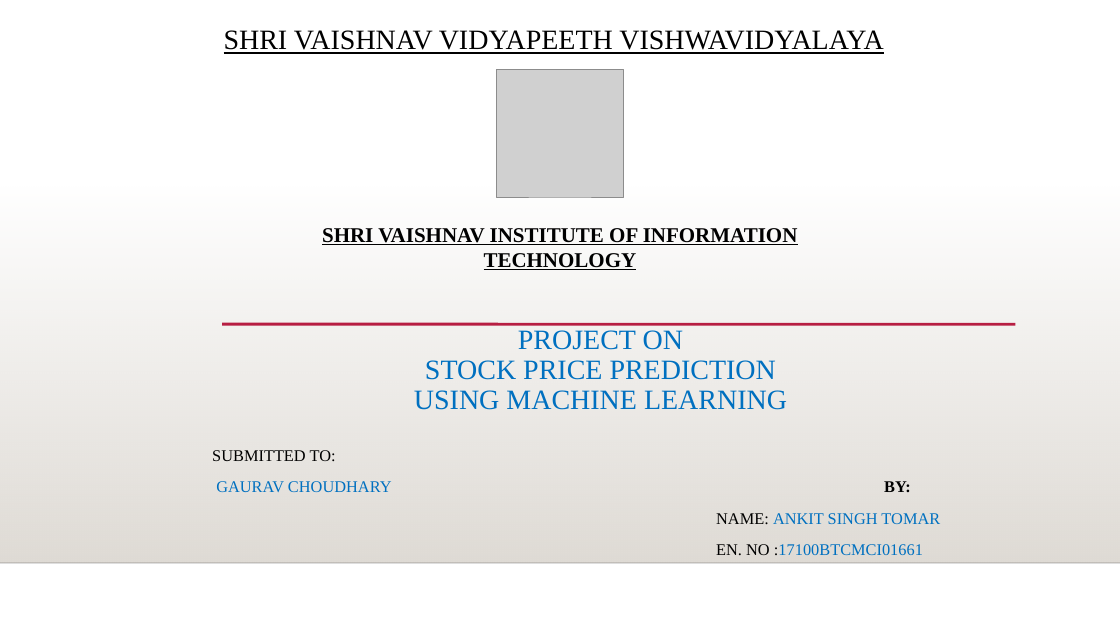
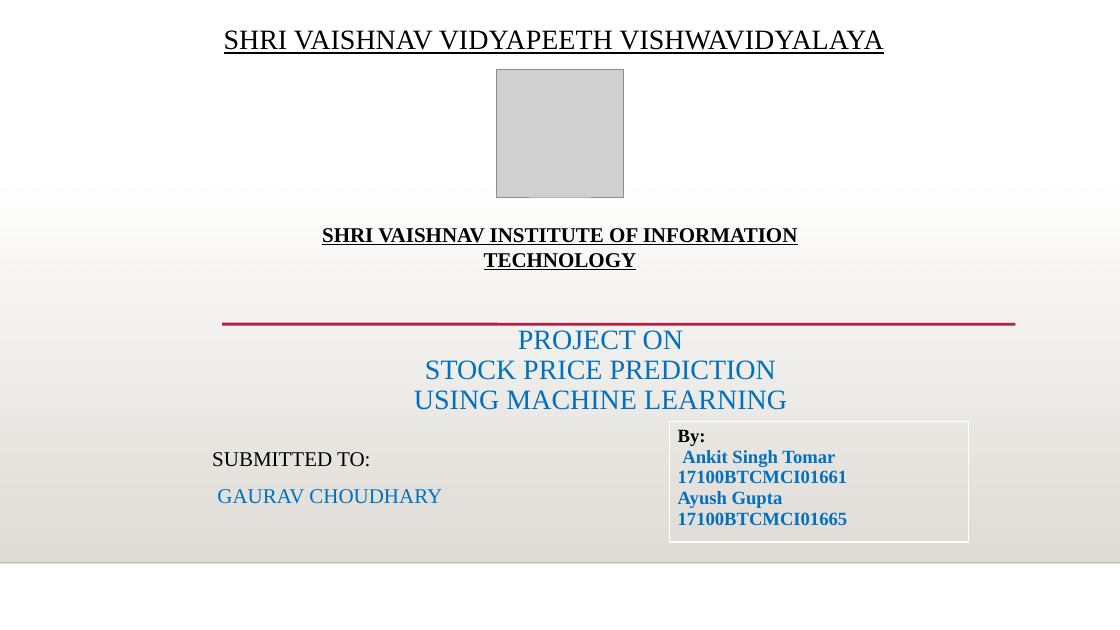
Before and after one commit to ankittomar98/StockPrediction1, a slide deck: slide 1 of Project On.ppt. Drawn at 1120x630 pixels with LibreOffice and Linux fonts; fonts in the diff are those of the drawing; grey boxes stand for pictures; background and template pictures are left out. Boxes give left, top, right and bottom in pixels: in the first picture for what was removed or moved away, otherwise in the second. Text is boxed around its words. In the diff, an @@ line names an element or a change of style, - is before the commit and + after.

Commit message:
second commit

```diff
--- a/Project On.ppt
+++ b/Project On.ppt
@@ table added at box(669, 421, 968, 542), 1 rows, 1 columns @@
+By: / Ankit Singh Tomar / 17100BTCMCI01661 / Ayush Gupta / 17100BTCMCI01665
@@ subtitle at box(212, 452, 370, 467): size 14 to 18 pt in "SUBMITTED TO:" @@
@@ subtitle at box(217, 489, 442, 504): text changed; size 14 to 18 pt @@
-GAURAV CHOUDHARY BY:
-NAME: ANKIT SINGH TOMAR
-EN. NO :17100BTCMCI01661
+GAURAV CHOUDHARY
```
